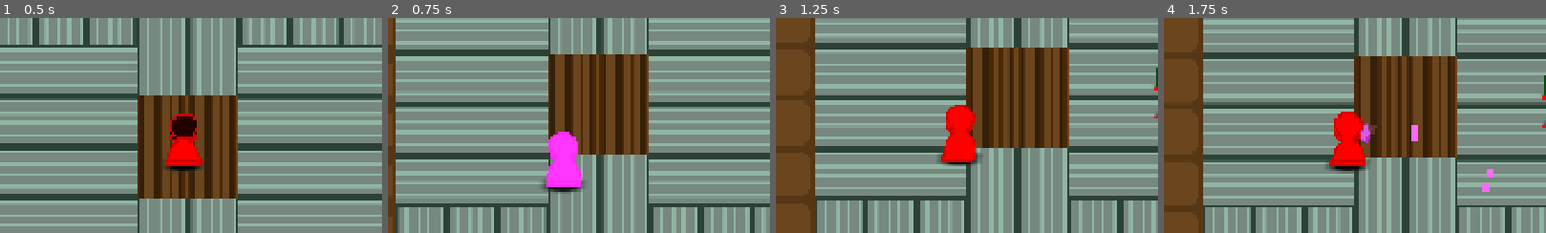
Above: before the commit, frames 1-4 (left to right).
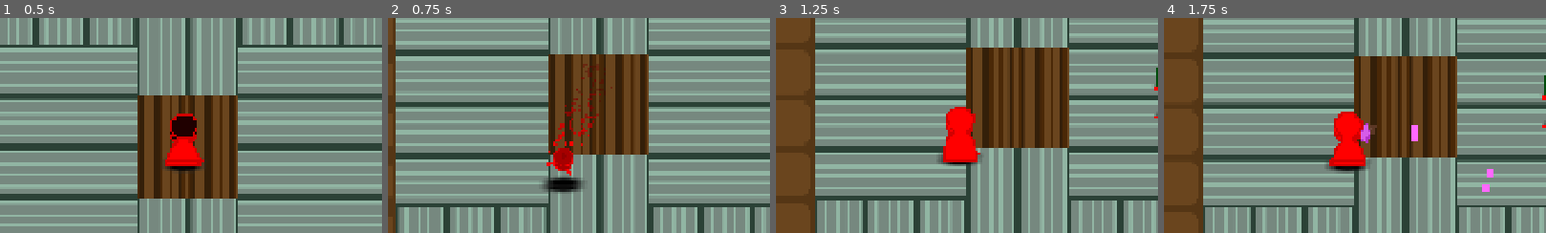
Above: after the commit, the same moments.

Repository: viggogoeth/NotMG
Game: Godot game, scene res://maps/OBSOLETEdojo_world.tscn
Same seed, same stepped clock (60 frames per second), same inputs: the game is played once before the commit and once after it. This scene is started directly instead of the project's main scene.
Inputs (mouse positions are % of the whole screen's width and height, from its top left):
- Up to frame 1 (0.5 s): no input
- Up to frame 2 (0.75 s): tap Enter at 0.5 s; move the mouse to (45, 70) at 0.52 s; hold W (g_move_up) from 0.53 s (still down); tap Space (g_dodge) at 0.6 s; click (45, 70) at 0.67 s
- Up to frame 3 (1.25 s): keep holding W (g_move_up)
- Up to frame 4 (1.75 s): release W (g_move_up) at 1.25 s; drag from (80, 65) to (77, 36) at 1.27 s
The pictures show only the part of the screen within x 26-76%, y 21-71%; the shares and areas given below are measured in that part.

Frame 1 is identical in both runs. In frame 2, 2.5% of the frame differs, in the area x 41-59%, y 21-79%; in frame 3, 0.3%; in frame 4, nothing differs.

Commit message:
simple dash (portal) animation with sound and particles

Diff:
--- a/entities/characters/player.gd
+++ b/entities/characters/player.gd
@@ -41,12 +41,14 @@
 
 @onready var dash_end_player: AudioStreamPlayer2D = $SoundEffects/DashEndPlayer
 @onready var swing_sound: AudioStreamPlayer2D = $SoundEffects/SwingSound
+@onready var dodge_particles: CPUParticles2D = $DodgeParticles
 
 
 func _ready() -> void:
 	$MageHandSprite.hide()
 	$AnimatedSprite2D.play()
 	$AnimatedSprite2D.modulate = Config.player_color
+	dodge_particles.color = Config.player_color
 	if is_instance_valid(equipped_weapon.item_in_slot):
 		$AttackTimer.wait_time = equipped_weapon.item_in_slot.base_attack_rate / (stats.dexterity / 10)
 	$IFrameTimer.wait_time = I_FRAMES
@@ -115,8 +117,13 @@
 	$DodgeTimer.start()
 	$DodgeCooldown.start()
 	$Hud.dodge_used()
-	$AnimatedSprite2D.modulate = Color(1.207, 0.212, 1.154, 1.0) # TODO: fix when sprite is changed
+	#$AnimatedSprite2D.modulate = Color(1.207, 0.212, 1.154, 1.0) # TODO: fix when sprite is changed
+	$AnimatedSprite2D.animation = "dash"
+	$AnimatedSprite2D.play()
+	#$AnimatedSprite2D.modulate = Color("red")
+	dash_end_player.pitch_scale = randf_range(0.9,1.1)
 	dash_end_player.play()
+	dodge_particles.restart()
 
 
 func _handle_animation_direction(velocity: Vector2) -> void:
--- a/entities/characters/player.tscn
+++ b/entities/characters/player.tscn
@@ -5,6 +5,7 @@
 [ext_resource type="Resource" uid="uid://c5eh8376wnjnk" path="res://items/concrete_items/weapons/wood_staff.tres" id="3_jq748"]
 [ext_resource type="Script" uid="uid://b7xlakifl5pew" path="res://items/slot_data.gd" id="5_noh6d"]
 [ext_resource type="Script" uid="uid://ds1f0nfr3slp0" path="res://items/inventory_data.gd" id="6_0s3p3"]
+[ext_resource type="Texture2D" uid="uid://bgxwq8hiaew6m" path="res://sprites/wizard/dash.png" id="6_blta8"]
 [ext_resource type="Texture2D" uid="uid://d3fauhbiuqxw4" path="res://sprites/wizard/textures/idle_back_texture.tres" id="6_jq748"]
 [ext_resource type="Texture2D" uid="uid://gr3kd0venp6l" path="res://sprites/wizard/textures/walk_front_texture.tres" id="6_jtwqb"]
 [ext_resource type="Texture2D" uid="uid://c88alvjquvwgc" path="res://sprites/wizard/textures/idle_front_texture.tres" id="7_jq748"]
@@ -136,6 +137,22 @@
 inventory_slots = Array[ExtResource("5_noh6d")]([SubResource("Resource_1vlwv"), SubResource("Resource_u5td6"), SubResou …(705 unchanged characters)…
 metadata/_custom_type_script = "uid://ds1f0nfr3slp0"
 
+[sub_resource type="AtlasTexture" id="AtlasTexture_k76cm"]
+atlas = ExtResource("6_blta8")
+region = Rect2(0, 0, 32, 32)
+
+[sub_resource type="AtlasTexture" id="AtlasTexture_cuq24"]
+atlas = ExtResource("6_blta8")
+region = Rect2(32, 0, 32, 32)
+
+[sub_resource type="AtlasTexture" id="AtlasTexture_uj5q7"]
+atlas = ExtResource("6_blta8")
+region = Rect2(64, 0, 32, 32)
+
+[sub_resource type="AtlasTexture" id="AtlasTexture_jkn7d"]
+atlas = ExtResource("6_blta8")
+region = Rect2(96, 0, 32, 32)
+
 [sub_resource type="AtlasTexture" id="AtlasTexture_gmhi3"]
 atlas = ExtResource("6_jq748")
 region = Rect2(0, 0, 32, 32)
@@ -318,6 +335,56 @@
 
 [sub_resource type="SpriteFrames" id="SpriteFrames_2wuci"]
 animations = [{
+"frames": [{
+"duration": 1.0,
+"texture": SubResource("AtlasTexture_k76cm")
+}, {
+"duration": 1.0,
+"texture": SubResource("AtlasTexture_cuq24")
+}, {
+"duration": 1.0,
+"texture": SubResource("AtlasTexture_uj5q7")
+}, {
+"duration": 1.0,
+"texture": SubResource("AtlasTexture_jkn7d")
+}, {
+"duration": 1.0,
+"texture": SubResource("AtlasTexture_jkn7d")
+}, {
+"duration": 1.0,
+"texture": SubResource("AtlasTexture_jkn7d")
+}, {
+"duration": 1.0,
+"texture": SubResource("AtlasTexture_jkn7d")
+}, {
+"duration": 1.0,
+"texture": SubResource("AtlasTexture_jkn7d")
+}, {
+"duration": 1.0,
+"texture": SubResource("AtlasTexture_jkn7d")
+}, {
+"duration": 1.0,
+"texture": SubResource("AtlasTexture_jkn7d")
+}, {
+"duration": 1.0,
+"texture": SubResource("AtlasTexture_jkn7d")
+}, {
+"duration": 1.0,
+"texture": SubResource("AtlasTexture_jkn7d")
+}, {
+"duration": 1.0,
+"texture": SubResource("AtlasTexture_uj5q7")
+}, {
+"duration": 1.0,
+"texture": SubResource("AtlasTexture_cuq24")
+}, {
+"duration": 1.0,
+"texture": SubResource("AtlasTexture_k76cm")
+}],
+"loop": 1,
+"name": &"dash",
+"speed": 80.0
+}, {
 "frames": [{
 "duration": 1.0,
 "texture": SubResource("AtlasTexture_gmhi3")
@@ -765,6 +832,17 @@
 [sub_resource type="CapsuleShape2D" id="CapsuleShape2D_4jh0y"]
 radius = 35.0
 height = 148.0
+
+[sub_resource type="Gradient" id="Gradient_blta8"]
+colors = PackedColorArray(1, 1, 1, 1, 1, 1, 1, 1)
+
+[sub_resource type="GradientTexture2D" id="GradientTexture2D_4jh0y"]
+gradient = SubResource("Gradient_blta8")
+width = 8
+height = 8
+
+[sub_resource type="Gradient" id="Gradient_d3hb7"]
+colors = PackedColorArray(1, 1, 1, 1, 0, 0, 0, 0)
 
 [node name="Player" type="CharacterBody2D" unique_id=8722019 groups=["persistent", "player"]]
 y_sort_enabled = true
@@ -780,7 +858,7 @@
 texture_filter = 1
 scale = Vector2(4, 4)
 sprite_frames = SubResource("SpriteFrames_2wuci")
-animation = &"idle_back"
+animation = &"dash"
 
 [node name="Shadow" type="Sprite2D" parent="." unique_id=43446092]
 z_index = -1
@@ -878,6 +956,27 @@
 volume_db = -13.303
 max_polyphony = 2
 
+[node name="DodgeParticles" type="CPUParticles2D" parent="." unique_id=1065074757]
+emitting = false
+amount = 64
+texture = SubResource("GradientTexture2D_4jh0y")
+lifetime = 0.2
+one_shot = true
+emission_shape = 2
+emission_sphere_radius = 40.28
+direction = Vector2(0, 0)
+spread = 180.0
+gravity = Vector2(0, 0)
+initial_velocity_max = 101.41
+angular_velocity_min = -90.0
+angular_velocity_max = 90.0
+scale_amount_min = 0.75
+scale_amount_max = 1.15
+color = Color(0.41568628, 0.6784314, 0.45490196, 1)
+color_ramp = SubResource("Gradient_d3hb7")
+hue_variation_min = -1.0
+hue_variation_max = 1.0
+
 [connection signal="timeout" from="AttackTimer" to="." method="_on_attack_timer_timeout"]
 [connection signal="timeout" from="IFrameTimer" to="." method="_on_i_frame_timer_timeout"]
 [connection signal="timeout" from="DodgeTimer" to="." method="_on_dodge_timer_timeout"]
Binary file added: sprites/ideas/dash.aseprite
Binary file added: sprites/wizard/dash.png
Not shown, added: sprites/wizard/dash.png.import
